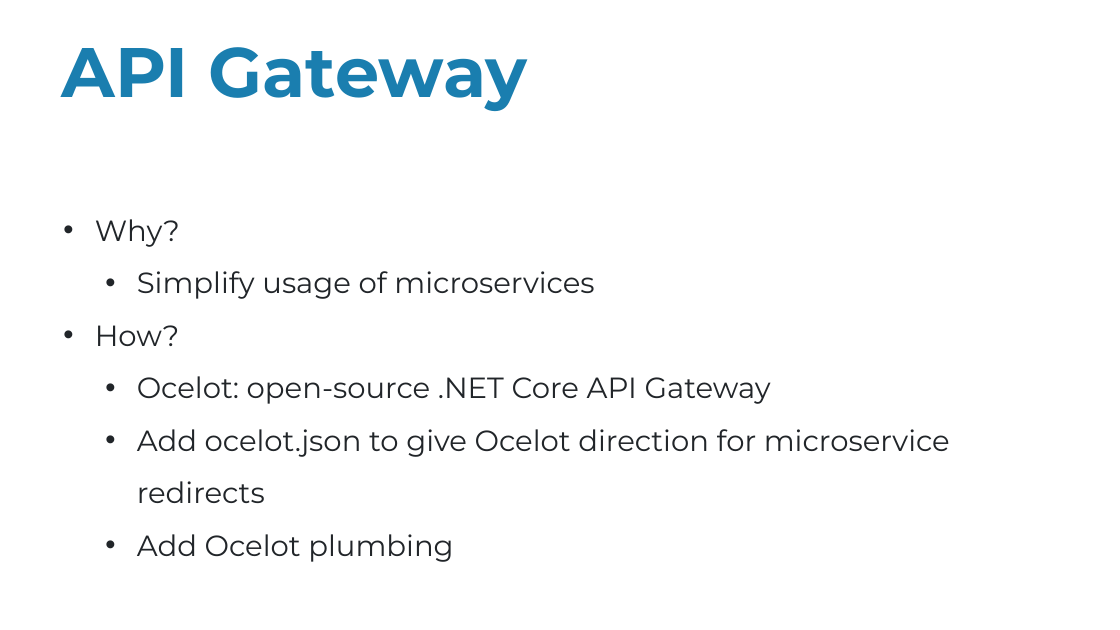
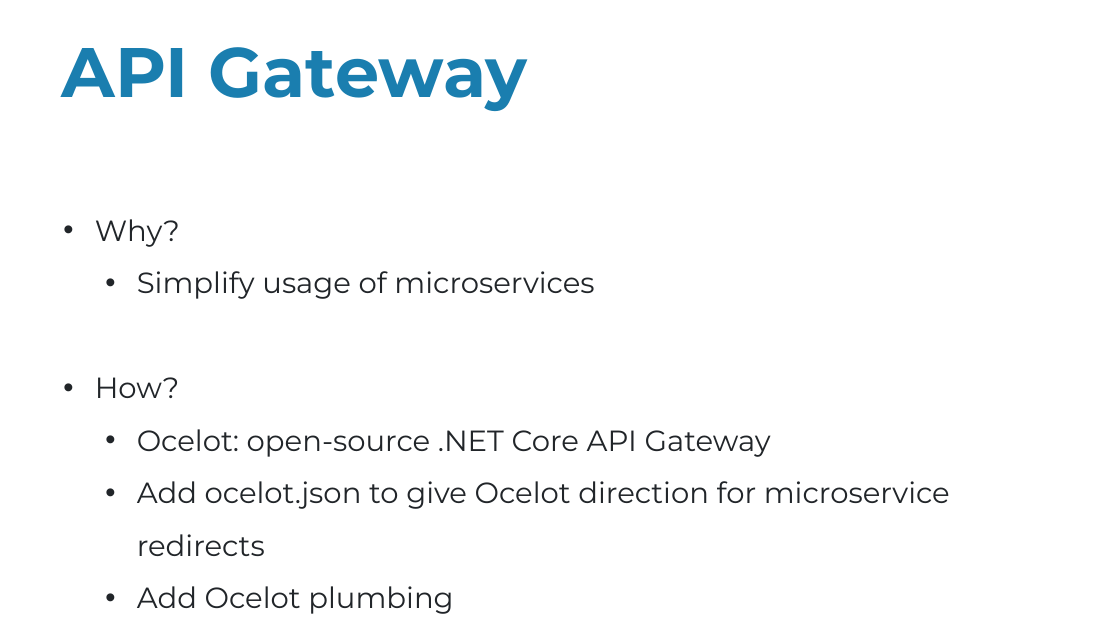
Before and after one commit to alainkhouryy/Project-integration, a slide deck: slide 27 of presentation/Final-Pres.pptx. Drawn at 1120x630 pixels with LibreOffice and Linux fonts; fonts in the diff are those of the drawing. Boxes give left, top, right and bottom in pixels: in the first picture for what was removed or moved away, otherwise in the second. Text is boxed around its words. In the diff, an @@ line names an element or a change of style, - is before the commit and + after.

```diff
--- a/presentation/Final-Pres.pptx
+++ b/presentation/Final-Pres.pptx
@@ text "Why?" rewrapped from <box>95,219,950,562</box> to <box>95,219,950,614</box> @@
```
Also in this commit, not shown: 21 other slides changed, 3 slides added.
